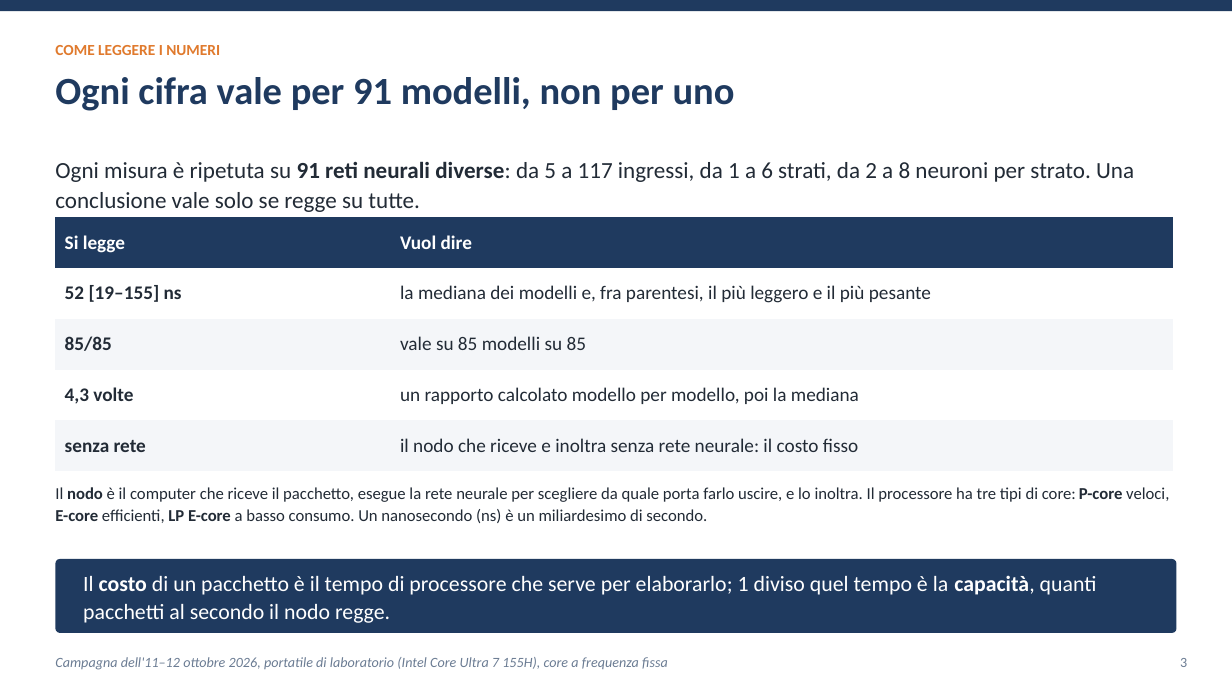
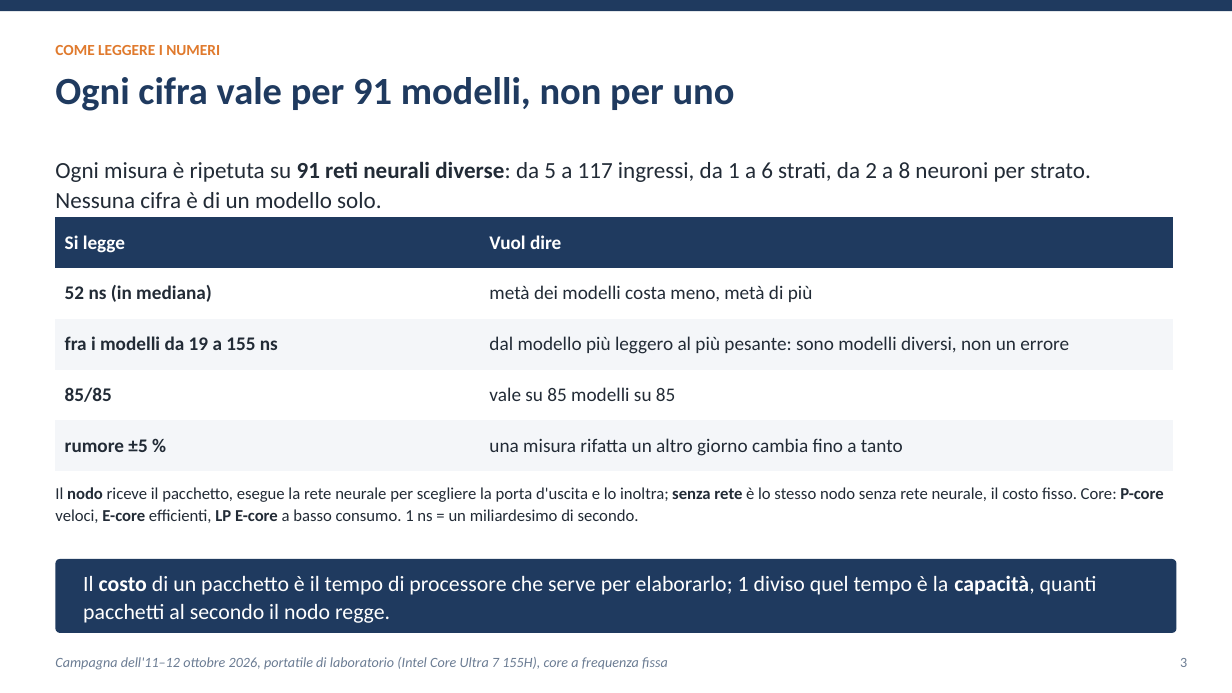
Before and after one commit to ettore-cantile/ipa_lab, a slide deck: slide 3 of docs/Inferenza di una rete neurale nel kernel Linux con eBPF XDP.pptx. Drawn at 1232x693 pixels with LibreOffice and Linux fonts; fonts in the diff are those of the drawing. Boxes give left, top, right and bottom in pixels: in the first picture for what was removed or moved away, otherwise in the second. Text is boxed around its words. In the diff, an @@ line names an element or a change of style, - is before the commit and + after.

```diff
--- a/docs/Inferenza di una rete neurale nel kernel Linux con eBPF XDP.pptx
+++ b/docs/Inferenza di una rete neurale nel kernel Linux con eBPF XDP.pptx
@@ text at (55,161,1090,208): text changed @@
-Ogni misura è ripetuta su 91 reti neurali diverse: da 5 a 117 ingressi, da 1 a 6 strati, da 2 a 8 neuroni per strato. Una conclusione vale solo se regge su tutte.
+Ogni misura è ripetuta su 91 reti neurali diverse: da 5 a 117 ingressi, da 1 a 6 strati, da 2 a 8 neuroni per strato. Nessuna cifra è di un modello solo.
@@ table at (55,217,1174,471) @@
-row 2: 52 [19–155] ns | la mediana dei modelli e, fra parentesi, il più leggero e il più pesante
+row 2: 52 ns (in mediana) | metà dei modelli costa meno, metà di più
+row 3: fra i modelli da 19 a 155 ns | dal modello più leggero al più pesante: sono modelli diversi, non un errore
-row 4: 4,3 volte | un rapporto calcolato modello per modello, poi la mediana
-row 5: senza rete | il nodo che riceve e inoltra senza rete neurale: il costo fisso
+row 5: rumore ±5 % | una misura rifatta un altro giorno cambia fino a tanto
@@ text at (55,487,1164,523): text changed @@
-Il nodo è il computer che riceve il pacchetto, esegue la rete neurale per scegliere da quale porta farlo uscire, e lo inoltra. Il processore ha tre tipi di core: P-core veloci, E-core efficienti, LP E-core a basso consumo. Un nanosecondo (ns) è un miliardesimo di secondo.
+Il nodo riceve il pacchetto, esegue la rete neurale per scegliere la porta d'uscita e lo inoltra; senza rete è lo stesso nodo senza rete neurale, il costo fisso. Core: P-core veloci, E-core efficienti, LP E-core a basso consumo. 1 ns = un miliardesimo di secondo.
```
Also in this commit, not shown: 20 other slides changed, 11 other files.
